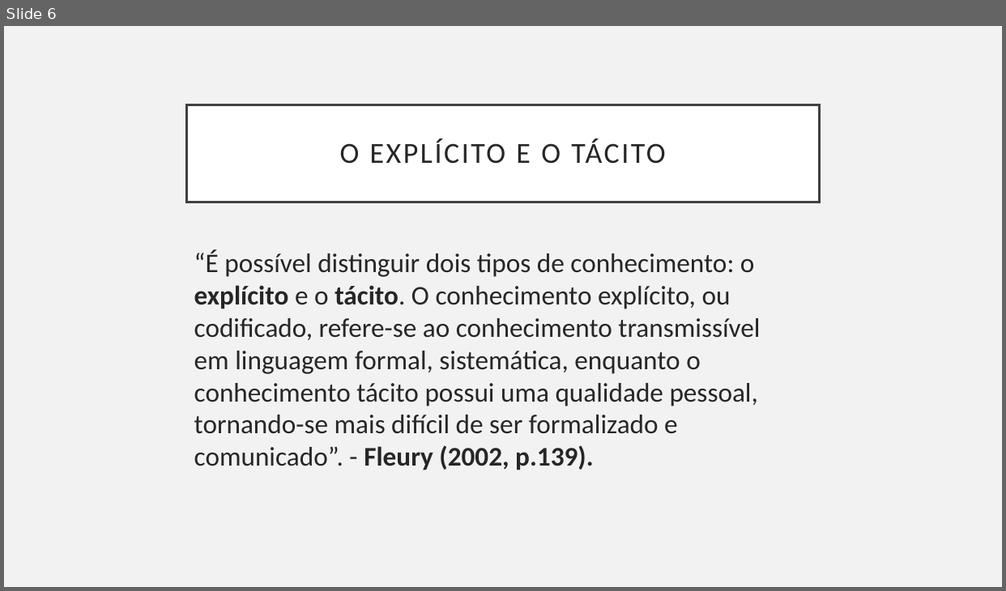
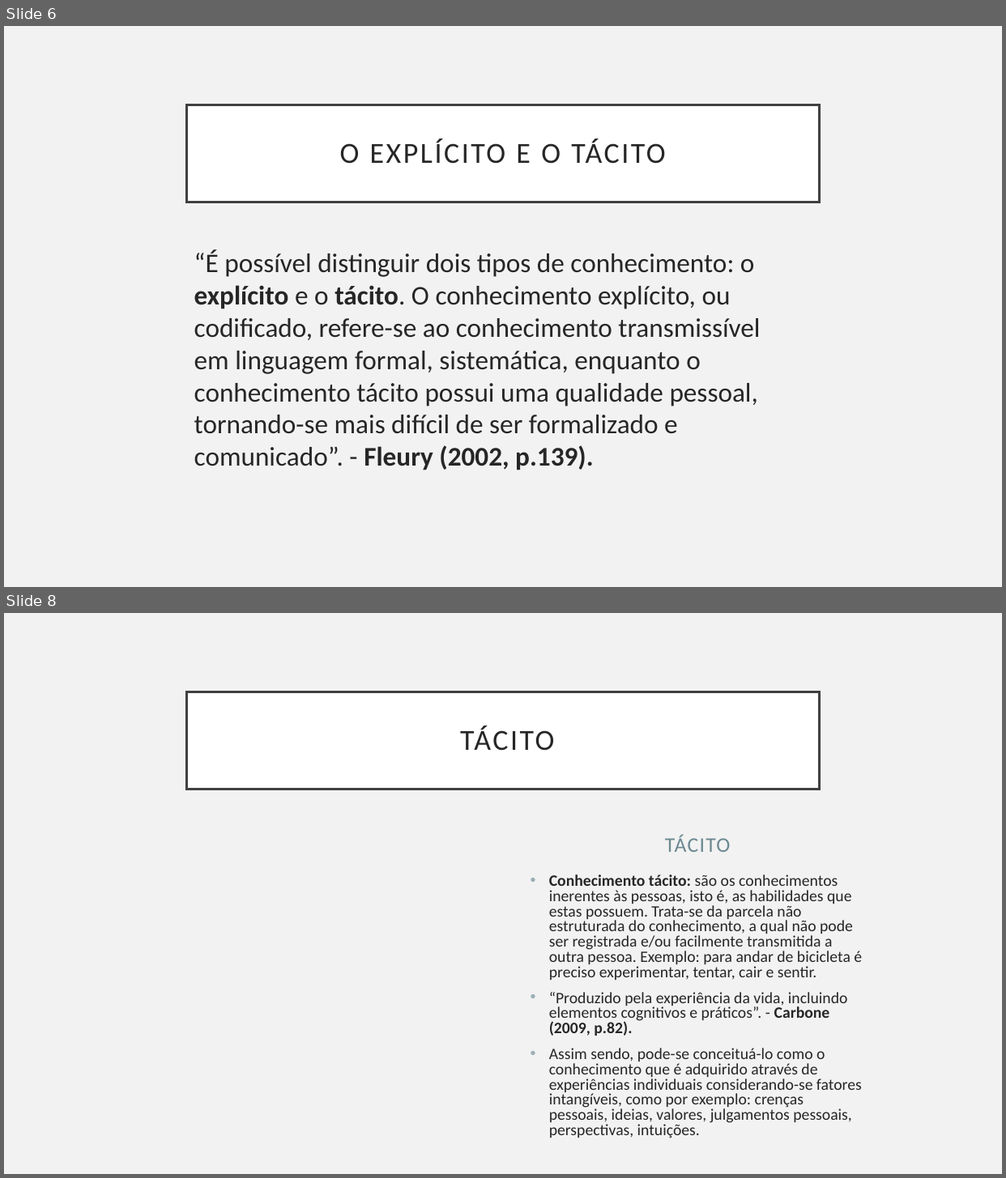
Before and after one commit to mgoalves/OsTresMosqueteiros, a slide deck: PE/Estratégia e Conhecimento.pptx. Shown one above the other, each under a label of ours: slide 6 before the commit, slides 6 and 8 after it; the slides between them are not shown. The pictures are 1006x591 and 1006x1178 pixels, drawn with LibreOffice and Linux fonts; fonts in the diff are those of the drawing. Boxes give left, top, right and bottom in pixels: in the first picture for what was removed or moved away, otherwise in the second. Text is boxed around its words. In the diff, an @@ line names an element or a change of style, - is before the commit and + after.

```diff
--- a/PE/Estratégia e Conhecimento.pptx
+++ b/PE/Estratégia e Conhecimento.pptx
@@ slide 8 added at bbox=[4, 613, 1002, 1174], background #F2F2F2 @@
@@ title added at bbox=[187, 692, 819, 789], fill #FFFFFF, outline #404040 2.5 pt, 28 pt, text #262626 @@
+TÁCITO
@@ text added at bbox=[665, 835, 731, 852], 20 pt, text #6B8891 @@
+TÁCITO
@@ text added at bbox=[549, 875, 862, 1139], 15.3 pt, text #262626 @@
+• Conhecimento tácito: são os conhecimentos inerentes às pessoas, isto é, as habilidades que estas possuem. Trata-se da parcela não estruturada do conhecimento, a qual não pode ser registrada e/ou facilmente transmitida a outra pessoa. Exemplo: para andar de bicicleta é preciso experimentar, tentar, cair e sentir.
+• “Produzido pela experiência da vida, incluindo elementos cognitivos e práticos”. - Carbone (2009, p.82).
+• Assim sendo, pode-se conceituá-lo como o conhecimento que é adquirido através de experiências individuais considerando-se fatores intangíveis, como por exemplo: crenças pessoais, ideias, valores, julgamentos pessoais, perspectivas, intuições.
```
Also in this commit, not shown: 1 slide changed, 1 other slide added, 10 other files.
